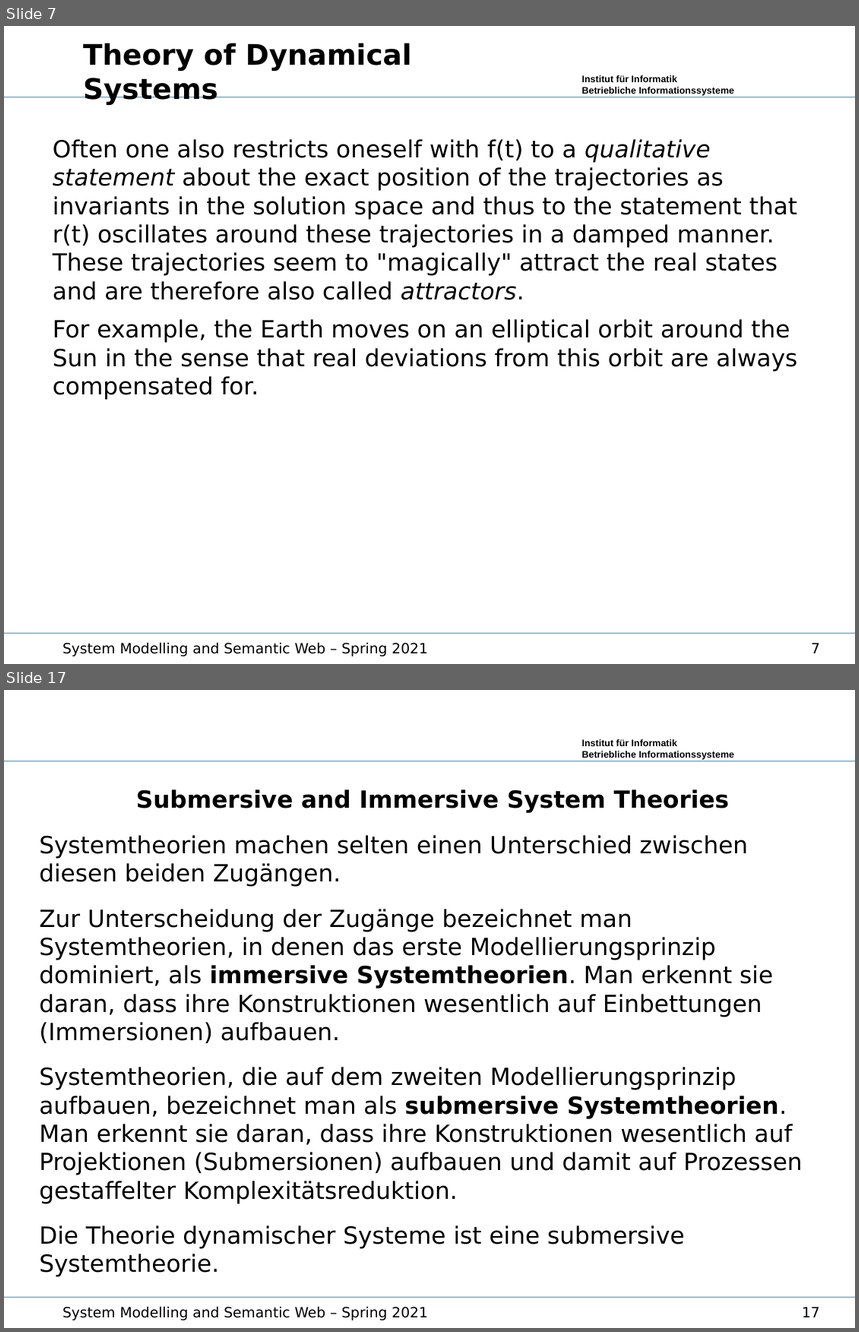
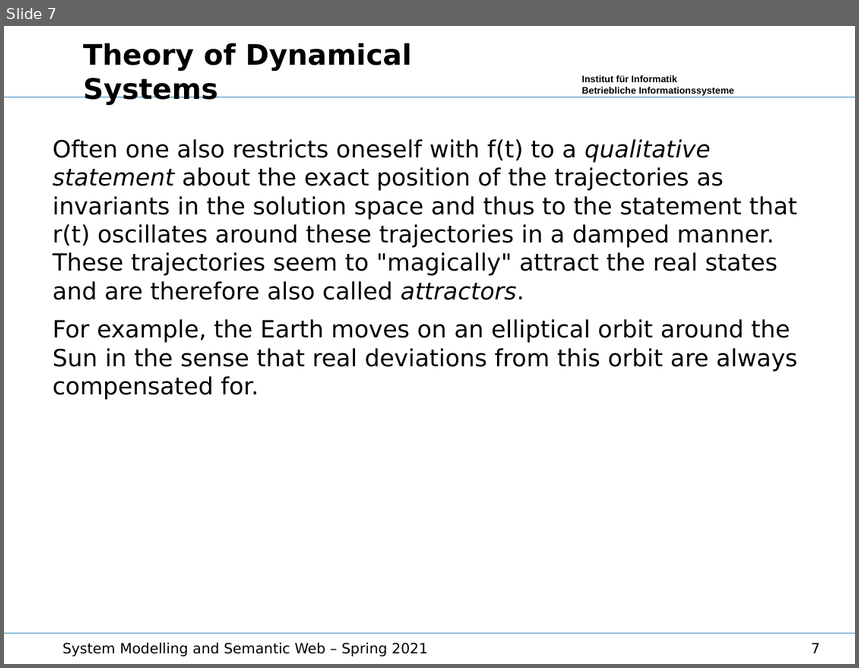
Before and after one commit to wumm-project/Leipzig-Seminar, a slide deck: Summerterm-2021/Lecture/SystemDevelopment.odp. Shown one above the other, each under a label of ours: slides 7 and 17 before the commit, slide 7 after it; the slides between them are not shown. The pictures are 859x1332 and 859x668 pixels, drawn with LibreOffice and Linux fonts; fonts in the diff are those of the drawing; background and template pictures are left out. Boxes give left, top, right and bottom in pixels: in the first picture for what was removed or moved away, otherwise in the second. Text is boxed around its words. In the diff, an @@ line names an element or a change of style, - is before the commit and + after.

```diff
--- a/Summerterm-2021/Lecture/SystemDevelopment.odp
+++ b/Summerterm-2021/Lecture/SystemDevelopment.odp
@@ slide 17 removed at box(4, 690, 855, 1328), background #FFFFFF; not listed: 3 template elements that a slide beside it also shows @@
@@ text removed at box(39, 790, 802, 1277) @@
-Submersive and Immersive System Theories
-Systemtheorien machen selten einen Unterschied zwischen diesen beiden Zugängen.
-Zur Unterscheidung der Zugänge bezeichnet man Systemtheorien, in denen das erste Modellierungsprinzip dominiert, als immersive Systemtheorien. Man erkennt sie daran, dass ihre Konstruktionen wesentlich auf Einbettungen (Immersionen) aufbauen.
-Systemtheorien, die auf dem zweiten Modellierungsprinzip aufbauen, bezeichnet man als submersive Systemtheorien. Man erkennt sie daran, dass ihre Konstruktionen wesentlich auf Projektionen (Submersionen) aufbauen und damit auf Prozessen gestaffelter Komplexitätsreduktion.
-Die Theorie dynamischer Systeme ist eine submersive Systemtheorie.
@@ text removed at box(63, 1307, 427, 1321) @@
-System Modelling and Semantic Web – Spring 2021
@@ page number removed at box(802, 1307, 820, 1318) @@
-17
```
Also in this commit, not shown: 3 slides changed, 9 other slides removed, 13 other files.
